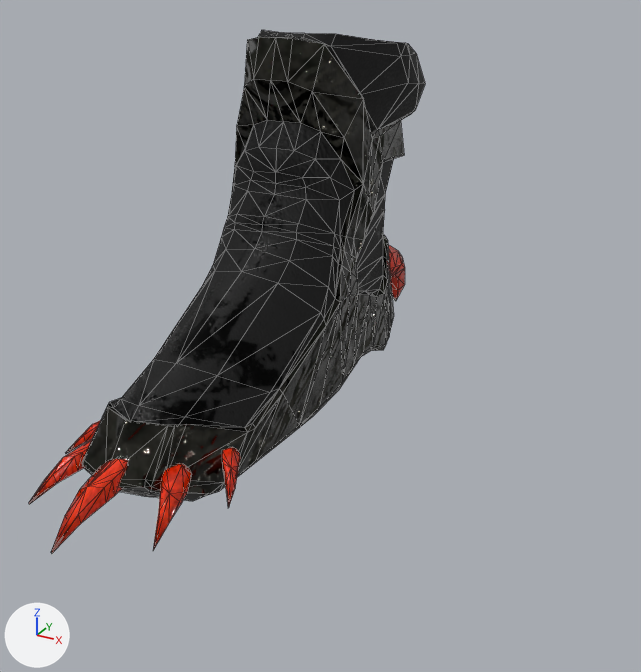
The glTF model foot/Demonhide_Boots/demonhide_boots.glb: old version first, new version second.
The view is the same before and after, from a 50 mm camera at (0.189, -0.421, 0.233) aimed at (-0.008, -0.064, 0.054). The lights are fixed; the arrows at lower left show +X, +Y and +Z. Mesh edges are drawn as thin lines. Vertices at the same position are counted once.

Objects in the first picture: 'demonhide_boots'.
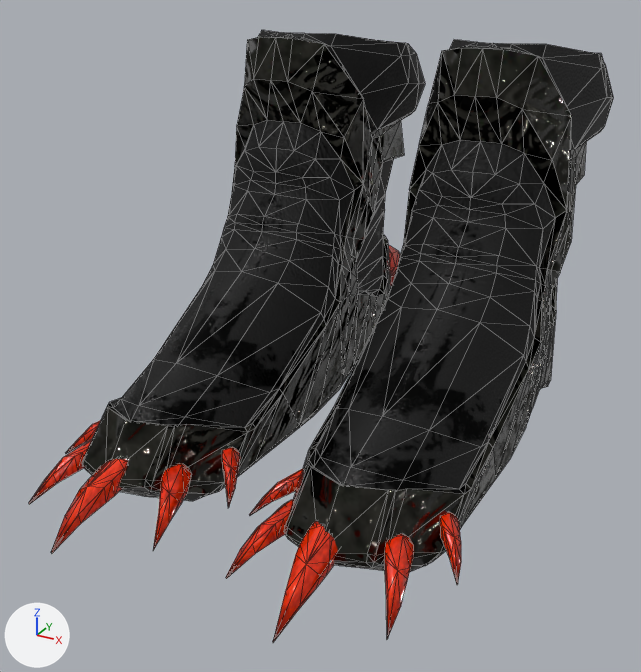
Where the change shows, as pixel boxes [x1, y1, x2, y2] in the pictures (641 x 672 px):
'demonhide_boots', reshaped (47% wider, 17% taller): before [29, 30, 425, 553]; after [29, 30, 613, 642]
part 1 of me_track_jacket_baked_002_plate_015, added (red): after [384, 534, 414, 639]
part 2 of me_track_jacket_baked_002_plate_015, added (red): after [273, 522, 338, 642]
part 3 of me_track_jacket_baked_002_plate_015, added (red): after [226, 500, 294, 579]
part 4 of me_track_jacket_baked_002_plate_015, added (red): after [440, 512, 461, 585]
part 5 of me_track_jacket_baked_002_plate_015, added (red): after [250, 469, 303, 515]
part 6 of me_track_jacket_baked_002_plate_015, added (black): after [284, 40, 613, 572]

The change in detail:
me_track_jacket_baked_002_plate_015 has 596 vertices, 1042 faces and spans x -0.102..-0.005, y -0.211..0.13, z -0.007..0.192.
me_track_jacket_baked_002_plate_015 is used by ob_demonhide_boots; location (0.0, 0.0, 0.0).
me_track_jacket_baked_002_plate_015 part 1: the loose piece of 30 vertices spanning x -0.089..-0.073, y -0.189..-0.152, z 0.002..0.023 is copied, and the copy is mirrored in x about the mesh origin; it spans x 0.073..0.089, y -0.189..-0.152, z 0.002..0.023.
me_track_jacket_baked_002_plate_015 part 2: the loose piece of 39 vertices spanning x -0.06..-0.046, y -0.211..-0.165, z 0.002..0.027 is copied, and the copy is mirrored in x about the mesh origin; it spans x 0.046..0.06, y -0.211..-0.165, z 0.002..0.027.
me_track_jacket_baked_002_plate_015 part 3: the loose piece of 30 vertices spanning x -0.034..-0.018, y -0.189..-0.152, z 0.002..0.023 is copied, and the copy is mirrored in x about the mesh origin; it spans x 0.018..0.034, y -0.189..-0.152, z 0.002..0.023.
me_track_jacket_baked_002_plate_015 part 4: the loose piece of 30 vertices spanning x -0.022..-0.005, y -0.152..-0.126, z 0.005..0.021 is copied, and the copy is moved by (0.107, 0.0, 0.0); it spans x 0.085..0.102, y -0.152..-0.126, z 0.005..0.021.
me_track_jacket_baked_002_plate_015 part 5: the loose piece of 30 vertices spanning x -0.022..-0.005, y -0.152..-0.126, z 0.005..0.021 is copied, and the copy is mirrored in x about the mesh origin; it spans x 0.005..0.022, y -0.152..-0.126, z 0.005..0.021.
me_track_jacket_baked_002_plate_015 part 6: the loose piece of 386 vertices spanning x -0.096..-0.011, y -0.177..0.093, z -0.007..0.192 is copied, and the copy is mirrored in x about the mesh origin; it spans x 0.011..0.096, y -0.177..0.093, z -0.007..0.192.
